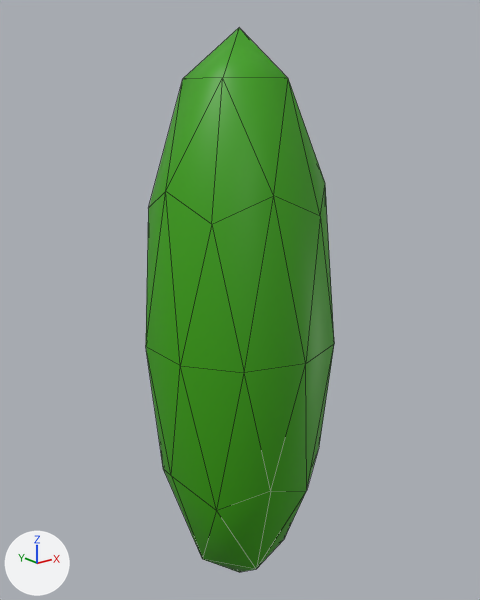
What one commit did to the Blender file Assets/Art/Models/Environment/Tree.blend.
Rendered twice from a 50 mm lens placed at (-4.1, -5.14, 5.44), pointed at (0.07, 0.08, 3.35). The lights are fixed; the arrows at lower left show +X, +Y and +Z. Mesh edges are drawn as thin lines.

The older version as bpy lines, for what is in view:
```python
mat_material = principled_material('Material')
mat_material.texture = img_palette_png
me_icosphere = bpy.data.meshes.new('Icosphere')
me_icosphere.from_pydata(...)  # an icosphere of 80 faces spanning x -0.95..0.95, y -1.0..1.0, z 0.0..2.0
me_icosphere.polygons.foreach_set('use_smooth', [True] * 80)
me_icosphere.materials.append(mat_material)  # picture img_palette_png
ob_icosphere = bpy.data.objects.new('Icosphere', me_icosphere)
ob_icosphere.location = (0.0, 0.0, 0.0)
ob_icosphere.scale = (1.0, 1.0, 3.0)
```
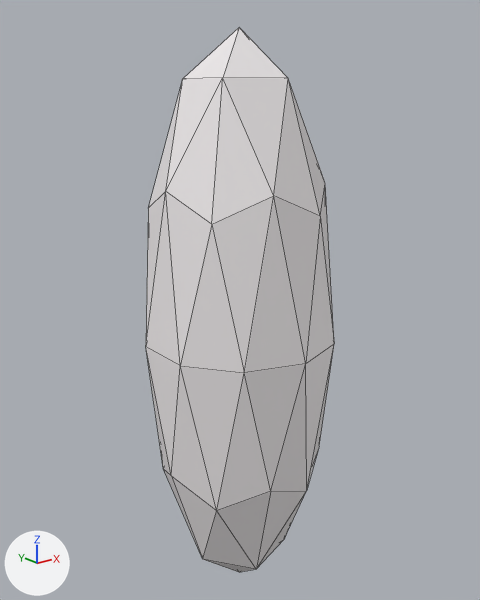
Where the change shows, as pixel boxes [x1, y1, x2, y2] in the pictures (480 x 600 px):
'Icosphere', surface changed (green to grey): [146, 28, 334, 572] in both

The change, as a list of edits to the scene's bpy script:
```text
Add img_colorpalette_png:
    img_colorpalette_png = load_image('ColorPalette.png', '../../../ColorPalette.png', 9, 10, 'sRGB')
Change mat_material:
    mat_material.texture: img_palette_png -> img_colorpalette_png
Change me_icosphere:
    where me_icosphere.from_pydata(...)  # 42 vertices, 80 faces; spans x -0.95..0.95, y -1.0..1.0, z 0.0..2.0
    used by ob_icosphere; location = (0.0, 0.0, 0.0); scale = (1.0, 1.0, 3.0)
    me_icosphere part 1: texture (UV) coordinates of 80 of 80 faces, centred in x -0.93..0.93, y -0.89..0.89, z 0.1..1.9, changed; they spanned u 0.66..0.66, v 0.45..0.45 and now span u 0.59..0.59, v 0.53..0.53
```
